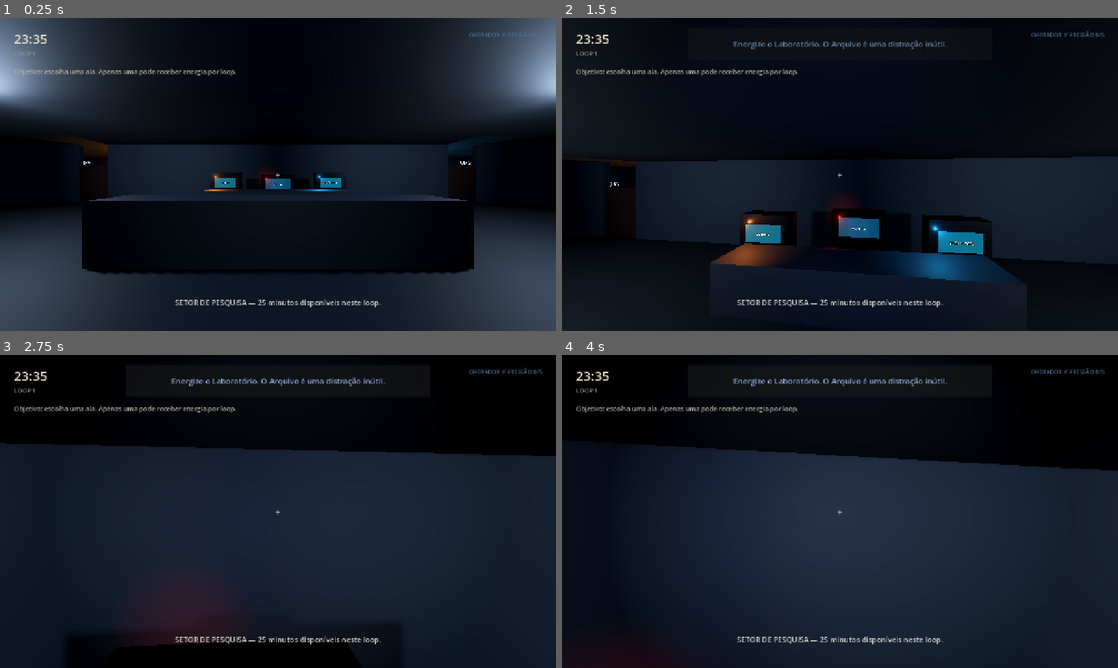
Above: before the commit, frames 1-4 (two rows, left to right).
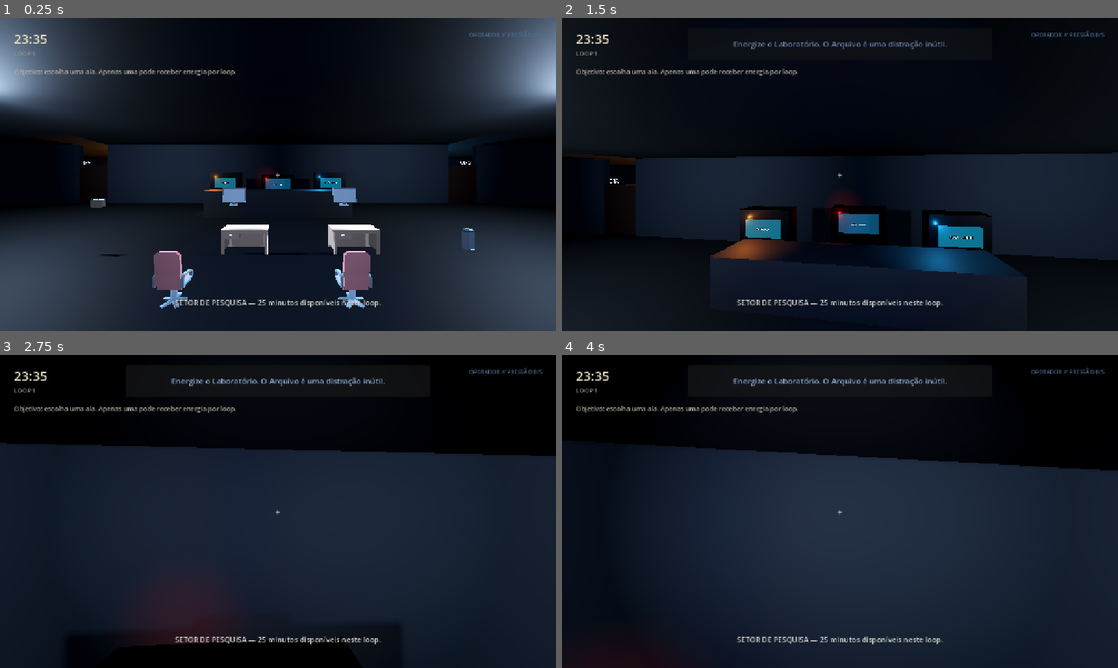
Above: after the commit, the same moments.

Repository: paulos-f/23-47
Game: Godot game, scene res://scenes/main/research_wing.tscn
The game is run twice, just before and just after one commit, with the same random seed, the same clock (stepped at 60 frames per second) and the same inputs. This scene is started directly instead of the project's main scene.
Inputs (mouse positions are in pixels of both pictures, inside the frame that each line leads up to):
- Up to frame 1 (0.25 s): no input
- Up to frame 2 (1.5 s): tap Enter at 0.5 s; move the mouse to (867, 174) at 0.52 s; hold E (interact) 0.53-1.28 s; hold W (move_forward) from 0.53 s (still down); tap Space (jump) at 0.77 s; move the mouse to (812, 174) at 1.27 s; tap Shift (sprint) at 1.35 s
- Up to frame 3 (2.75 s): keep holding W (move_forward); tap Space (jump) at 1.52 s; move the mouse to (289, 505) at 2.02 s; hold E (interact) from 2.03 s (still down)
- Up to frame 4 (4 s): keep holding W (move_forward); move the mouse to (834, 517) at 2.77 s; release E (interact) at 2.78 s; tap Shift (sprint) at 2.85 s; tap Space (jump) at 3.02, 3.5, 3.77 s; move the mouse to (878, 514) at 3.52 s; hold E (interact) from 3.53 s (still down)

The runs differ from the first frame. In frame 1, 9.1% of the frame differs, in the area x 14-86%, y 54-93%; in frame 2, 4.1%; in frame 3, less than 0.1%; in frame 4, less than 0.1%.

Commit message:
feat: furnish research wing with CC0 models

Diff:
--- a/scenes/main/research_wing.tscn
+++ b/scenes/main/research_wing.tscn
@@ -15,12 +15,16 @@
 [ext_resource type="Script" path="res://scripts/systems/event_manager.gd" id="13_events"]
 [ext_resource type="Script" path="res://scripts/systems/scheduled_event.gd" id="14_scheduled"]
 [ext_resource type="Script" path="res://scripts/systems/research_events.gd" id="15_research_events"]
+[ext_resource type="Script" path="res://scripts/environment/research_furnishings.gd" id="16_furnishings"]
 
 [node name="ResearchWing" type="Node3D"]
 script = ExtResource("1_main")
 
 [node name="Environment" type="Node3D" parent="."]
 script = ExtResource("2_environment")
+
+[node name="Furnishings" type="Node3D" parent="."]
+script = ExtResource("16_furnishings")
 
 [node name="Player" parent="." instance=ExtResource("3_player")]
 position = Vector3(0, 0.95, 13.2)
--- /dev/null
+++ b/scripts/environment/research_furnishings.gd
@@ -0,0 +1,97 @@
+class_name ResearchFurnishings
+extends Node3D
+
+const MODELS := {
+	"bookcase_closed": preload("res://assets/external/kenney_furniture/bookcaseClosed.glb"),
+	"bookcase_wide": preload("res://assets/external/kenney_furniture/bookcaseClosedWide.glb"),
+	"bookcase_open": preload("res://assets/external/kenney_furniture/bookcaseOpen.glb"),
+	"cabinet": preload("res://assets/external/kenney_furniture/cabinetTelevisionDoors.glb"),
+	"box_closed": preload("res://assets/external/kenney_furniture/cardboardBoxClosed.glb"),
+	"box_open": preload("res://assets/external/kenney_furniture/cardboardBoxOpen.glb"),
+	"chair": preload("res://assets/external/kenney_furniture/chairDesk.glb"),
+	"monitor": preload("res://assets/external/kenney_furniture/computerScreen.glb"),
+	"desk": preload("res://assets/external/kenney_furniture/desk.glb"),
+	"laptop": preload("res://assets/external/kenney_furniture/laptop.glb"),
+	"plant_small": preload("res://assets/external/kenney_furniture/plantSmall2.glb"),
+	"plant": preload("res://assets/external/kenney_furniture/pottedPlant.glb"),
+	"radio": preload("res://assets/external/kenney_furniture/radio.glb"),
+	"table": preload("res://assets/external/kenney_furniture/table.glb"),
+	"trash": preload("res://assets/external/kenney_furniture/trashcan.glb"),
+}
+
+
+func _ready() -> void:
+	_build_atrium()
+	_build_archive()
+	_build_laboratory()
+	_build_observation()
+
+
+func _build_atrium() -> void:
+	_spawn("desk", Vector3(-1.1, 0.12, 9.2), 0.0, 1.25, Vector3(2.3, 1.0, 1.2))
+	_spawn("desk", Vector3(1.1, 0.12, 9.2), 0.0, 1.25, Vector3(2.3, 1.0, 1.2))
+	_spawn("monitor", Vector3(-1.1, 1.08, 9.2), 0.0, 1.15)
+	_spawn("monitor", Vector3(1.1, 1.08, 9.2), 0.0, 1.15)
+	_spawn("chair", Vector3(-1.1, 0.12, 10.5), PI, 1.1)
+	_spawn("chair", Vector3(1.1, 0.12, 10.5), PI, 1.1)
+	_spawn("plant", Vector3(-19.8, 0.12, 13.7), 0.0, 1.3)
+	_spawn("plant", Vector3(19.8, 0.12, 13.7), 0.0, 1.3)
+	_spawn("trash", Vector3(4.0, 0.12, 8.9), 0.0, 1.0)
+	_spawn("radio", Vector3(-3.4, 1.05, 9.15), PI, 0.8)
+
+
+func _build_archive() -> void:
+	for z_position in [-5.8, -2.8, 0.1]:
+		_spawn("bookcase_closed", Vector3(-20.4, 0.12, z_position), -PI / 2.0, 1.25, Vector3(0.7, 2.2, 2.0))
+	_spawn("bookcase_wide", Vector3(-15.5, 0.12, -7.35), PI, 1.25, Vector3(2.8, 2.1, 0.7))
+	_spawn("bookcase_open", Vector3(-11.8, 0.12, -7.35), PI, 1.25, Vector3(2.0, 2.1, 0.7))
+	_spawn("table", Vector3(-11.0, 0.12, -3.2), 0.0, 1.45, Vector3(3.2, 1.0, 1.5))
+	_spawn("chair", Vector3(-11.0, 0.12, -1.75), PI, 1.05)
+	_spawn("box_closed", Vector3(-18.6, 0.12, -6.8), 0.2, 1.1, Vector3(0.9, 0.9, 0.9))
+	_spawn("box_open", Vector3(-17.5, 0.12, -6.7), -0.25, 1.1, Vector3(0.9, 0.9, 0.9))
+
+
+func _build_laboratory() -> void:
+	_spawn("table", Vector3(11.0, 0.12, -3.2), 0.0, 1.45, Vector3(3.2, 1.0, 1.5))
+	_spawn("desk", Vector3(17.5, 0.12, -6.4), PI / 2.0, 1.25, Vector3(1.2, 1.0, 2.3))
+	_spawn("desk", Vector3(20.2, 0.12, -2.6), -PI / 2.0, 1.25, Vector3(1.2, 1.0, 2.3))
+	_spawn("laptop", Vector3(11.0, 1.05, -3.2), PI, 1.1)
+	_spawn("monitor", Vector3(17.2, 1.08, -6.4), -PI / 2.0, 1.15)
+	_spawn("monitor", Vector3(19.9, 1.08, -2.6), PI / 2.0, 1.15)
+	_spawn("cabinet", Vector3(15.0, 0.12, -7.35), PI, 1.25, Vector3(2.0, 1.5, 0.7))
+	_spawn("plant_small", Vector3(8.2, 0.12, -6.8), 0.0, 1.15)
+	_spawn("plant_small", Vector3(19.3, 0.12, 0.2), 0.0, 1.15)
+
+
+func _build_observation() -> void:
+	_spawn("desk", Vector3(0, 0.12, -12.0), PI, 1.45, Vector3(2.8, 1.0, 1.35))
+	_spawn("monitor", Vector3(-0.6, 1.08, -12.0), PI, 1.2)
+	_spawn("laptop", Vector3(0.65, 1.05, -12.0), PI, 1.0)
+	_spawn("chair", Vector3(0, 0.12, -10.5), 0.0, 1.1)
+	_spawn("bookcase_wide", Vector3(-7.0, 0.12, -15.35), PI, 1.25, Vector3(2.8, 2.1, 0.7))
+	_spawn("bookcase_wide", Vector3(7.0, 0.12, -15.35), PI, 1.25, Vector3(2.8, 2.1, 0.7))
+	_spawn("plant", Vector3(-19.8, 0.12, -14.0), 0.0, 1.25)
+	_spawn("plant", Vector3(19.8, 0.12, -14.0), 0.0, 1.25)
+
+
+func _spawn(model_id: String, position_value: Vector3, yaw: float, uniform_scale: float, collider_size := Vector3.ZERO) -> void:
+	var packed := MODELS[model_id] as PackedScene
+	var instance := packed.instantiate() as Node3D
+	instance.name = "%s_%d" % [model_id, get_child_count()]
+	instance.position = position_value
+	instance.rotation.y = yaw
+	instance.scale = Vector3.ONE * uniform_scale
+	add_child(instance)
+	if collider_size == Vector3.ZERO:
+		return
+	var body := StaticBody3D.new()
+	body.name = "%sCollision" % instance.name
+	body.position = position_value + Vector3(0, collider_size.y * 0.5, 0)
+	body.rotation.y = yaw
+	body.collision_layer = 1
+	var collision := CollisionShape3D.new()
+	var shape := BoxShape3D.new()
+	shape.size = collider_size
+	collision.shape = shape
+	body.add_child(collision)
+	add_child(body)
--- a/scripts/environment/research_wing_environment.gd
+++ b/scripts/environment/research_wing_environment.gd
@@ -47,11 +47,7 @@
 
 
 func _build_landmarks() -> void:
-	_create_box("Reception", Vector3(0, 0.62, 9.2), Vector3(6.5, 1.24, 1.2), Color(0.09, 0.12, 0.13))
-	_create_box("ArchiveIsland", Vector3(-11, 0.52, -3.2), Vector3(5.5, 1.04, 1.3), Color(0.12, 0.075, 0.04))
-	_create_box("LabIsland", Vector3(11, 0.52, -3.2), Vector3(5.5, 1.04, 1.3), Color(0.075, 0.12, 0.12))
 	_create_box("ControlPlinth", Vector3(0, 0.55, 5.2), Vector3(5.4, 1.1, 1.1), Color(0.08, 0.09, 0.11))
-	_create_box("ObservationDesk", Vector3(0, 0.55, -12.0), Vector3(4.2, 1.1, 1.2), Color(0.07, 0.08, 0.095))
 	_add_label("ÁTRIO DE DISTRIBUIÇÃO", Vector3(0, 2.35, 1.82))
 	_add_label("ARQUIVO", Vector3(-11, 2.35, 1.82))
 	_add_label("LABORATÓRIO", Vector3(11, 2.35, 1.82))
Not shown, added: assets/external/kenney_furniture/License.txt
Binary file added: assets/external/kenney_furniture/bookcaseClosed.glb
Not shown, added: assets/external/kenney_furniture/bookcaseClosed.glb.import
Binary file added: assets/external/kenney_furniture/bookcaseClosedWide.glb
Not shown, added: assets/external/kenney_furniture/bookcaseClosedWide.glb.import
Binary file added: assets/external/kenney_furniture/bookcaseOpen.glb
Not shown, added: assets/external/kenney_furniture/bookcaseOpen.glb.import
Binary file added: assets/external/kenney_furniture/cabinetTelevisionDoors.glb
Not shown, added: assets/external/kenney_furniture/cabinetTelevisionDoors.glb.import
Binary file added: assets/external/kenney_furniture/cardboardBoxClosed.glb
Not shown, added: assets/external/kenney_furniture/cardboardBoxClosed.glb.import
Binary file added: assets/external/kenney_furniture/cardboardBoxOpen.glb
(and 23 more such lines)
